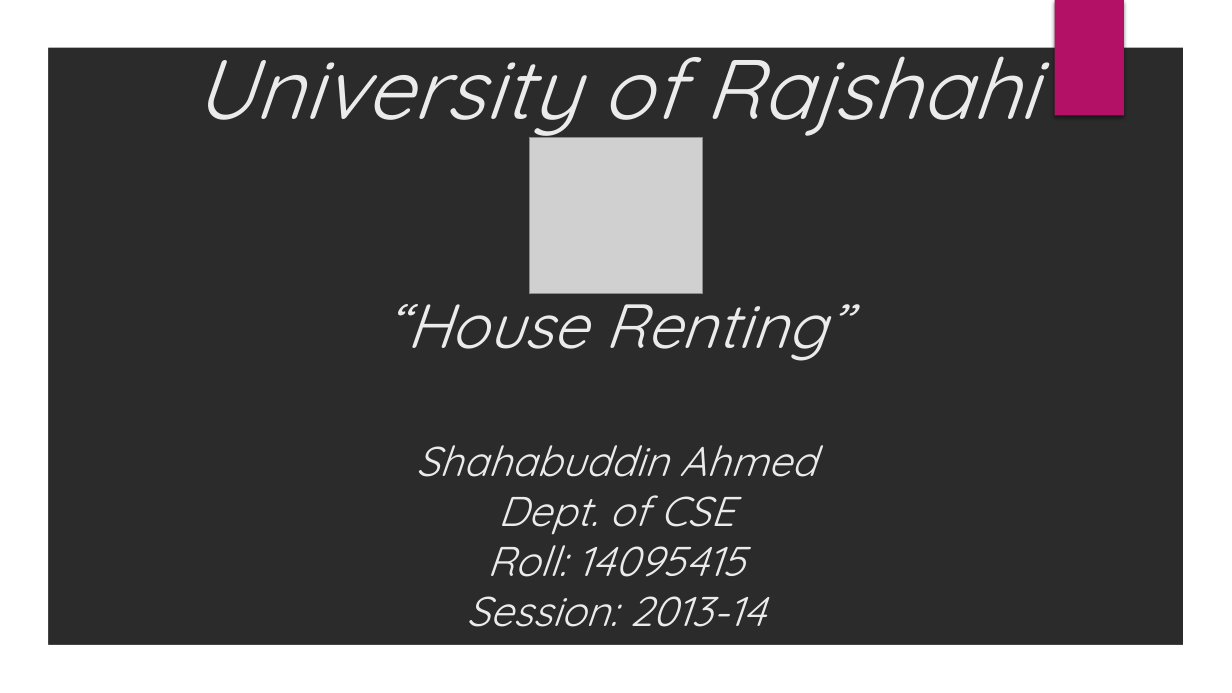
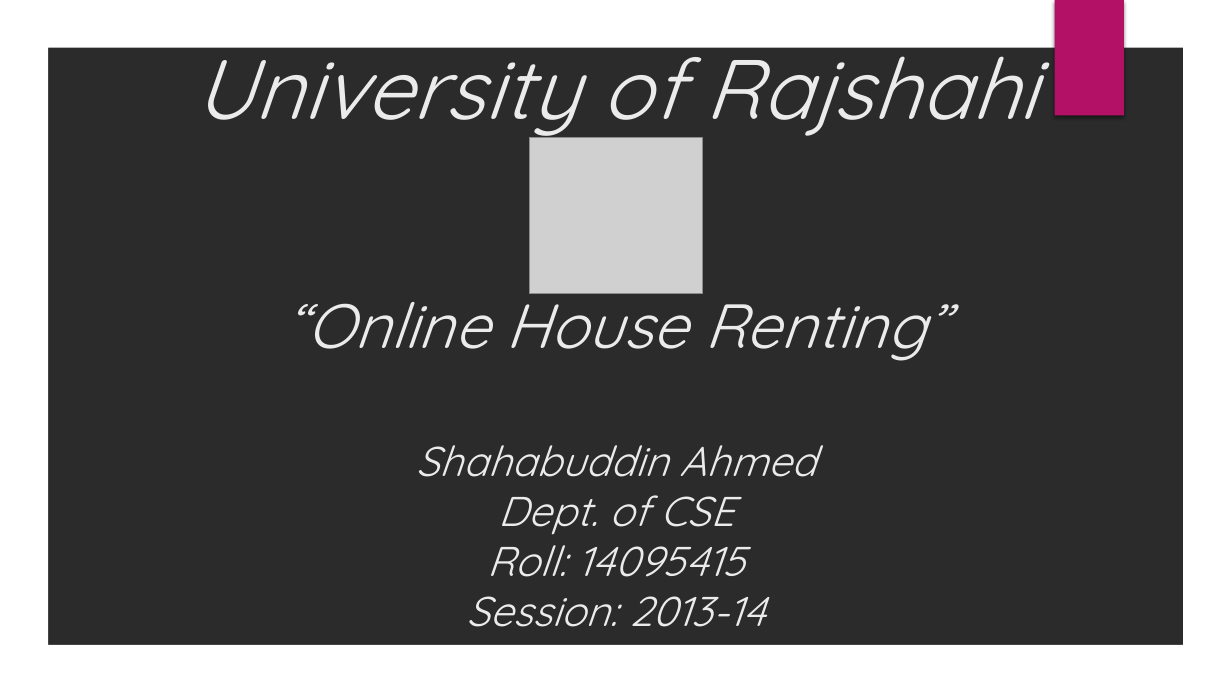
Before and after one commit to ShahabuddinAhmed/Presentation, a slide deck: slide 1 of HouseRenting.pptx. Drawn at 1232x693 pixels with LibreOffice and Linux fonts; fonts in the diff are those of the drawing; grey boxes stand for pictures; background and template pictures are left out; a plain dark background stands for a picture behind light text. Boxes give left, top, right and bottom in pixels: in the first picture for what was removed or moved away, otherwise in the second. Text is boxed around its words. In the diff, an @@ line names an element or a change of style, - is before the commit and + after.

Commit message:
title is changed

```diff
--- a/HouseRenting.pptx
+++ b/HouseRenting.pptx
@@ title at box(194, 26, 1037, 627): text changed @@
-University of Rajshahi
-“House Renting”
-Shahabuddin Ahmed
-Dept. of CSE
-Roll: 14095415
-Session: 2013-14
+University of Rajshahi
+“Online House Renting”
+Shahabuddin Ahmed
+Dept. of CSE
+Roll: 14095415
+Session: 2013-14
```
